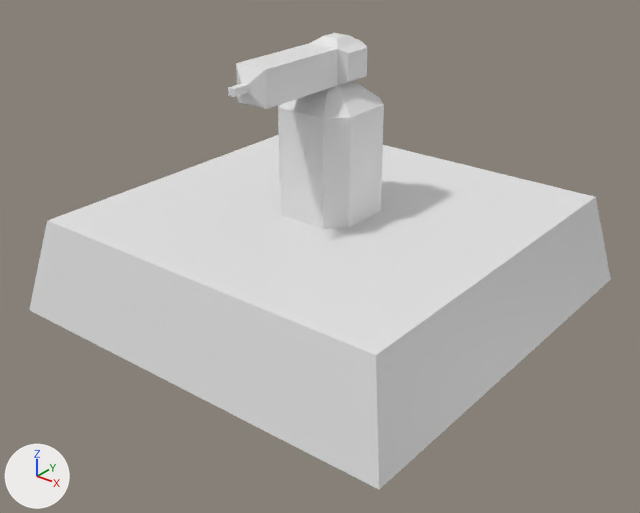
An edit to the Blender file Assets/_Project/Art/Models/Blender/Turrets/Turret-Minigun.blend, drawn before and after from the same camera.
Rendered twice from a 50 mm camera at (11.65, -14.93, 9.93) aimed at (0.33, -0.78, 1.16). Every picture has the same lights, and +X, +Y and +Z are marked at lower left.

Names of what the first picture shows: 'TurretBarrel', 'TurretPillar', 'TurretPodium'.
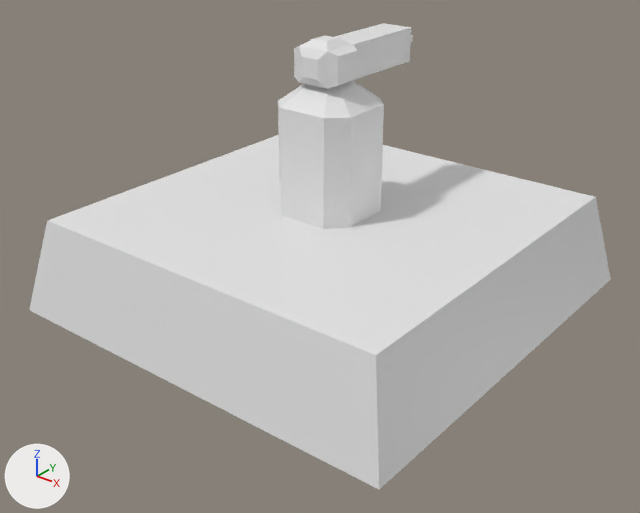
Commit message: SC - Reverted minigun rotation

Location of each change, (x1, y1, x2, y2) in pixels of the pictures (640 x 513 px):
'TurretBarrel', turned
    before: (228, 33, 367, 109)
    after: (294, 23, 413, 89)

Diff of the bpy script that builds the scene:
```diff
--- a/Assets/_Project/Art/Models/Blender/Turrets/Turret-Minigun.blend.py
+++ b/Assets/_Project/Art/Models/Blender/Turrets/Turret-Minigun.blend.py
@@ ob_turretbarrel @@
 ob_turretbarrel.location = (0.0, 0.0, 5.0)
-ob_turretbarrel.rotation_euler = (0.0, 0.0, 3.142)  # degrees (0, 0, 180)
```
